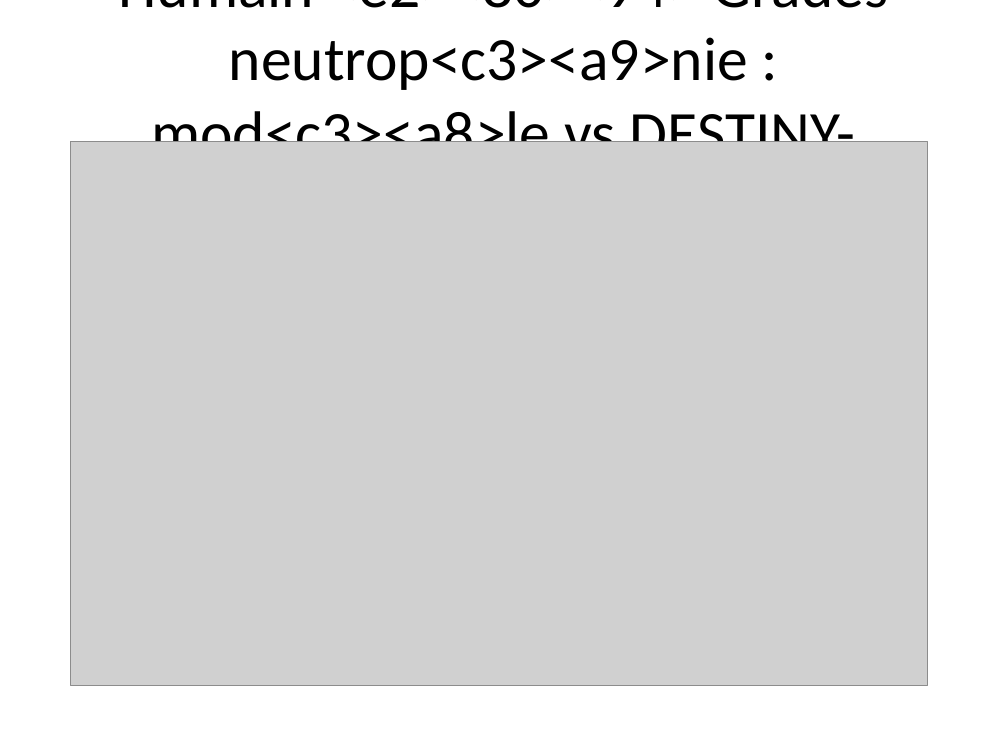
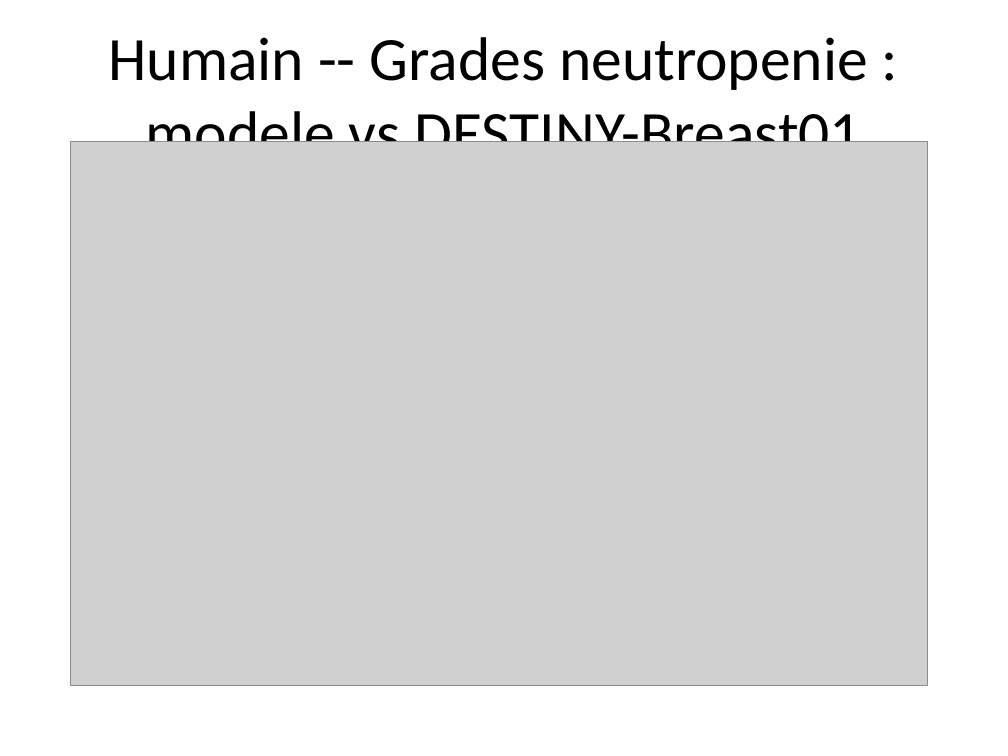
Before and after one commit to omarhss4k/Hema, a slide deck: slide 7 of scripts_tdxd/TDXD_presentation.pptx. Drawn at 1008x756 pixels with LibreOffice and Linux fonts; fonts in the diff are those of the drawing; grey boxes stand for pictures. Boxes give left, top, right and bottom in pixels: in the first picture for what was removed or moved away, otherwise in the second. Text is boxed around its words. In the diff, an @@ line names an element or a change of style, - is before the commit and + after.

```diff
--- a/scripts_tdxd/TDXD_presentation.pptx
+++ b/scripts_tdxd/TDXD_presentation.pptx
@@ title at [108,37,868,142]: text changed @@
-Humain <e2><80><94> Grades neutrop<c3><a9>nie : mod<c3><a8>le vs DESTINY-Breast01
+Humain -- Grades neutropenie : modele vs DESTINY-Breast01
```
Also in this commit, not shown: 11 other slides changed, 1 other file.
